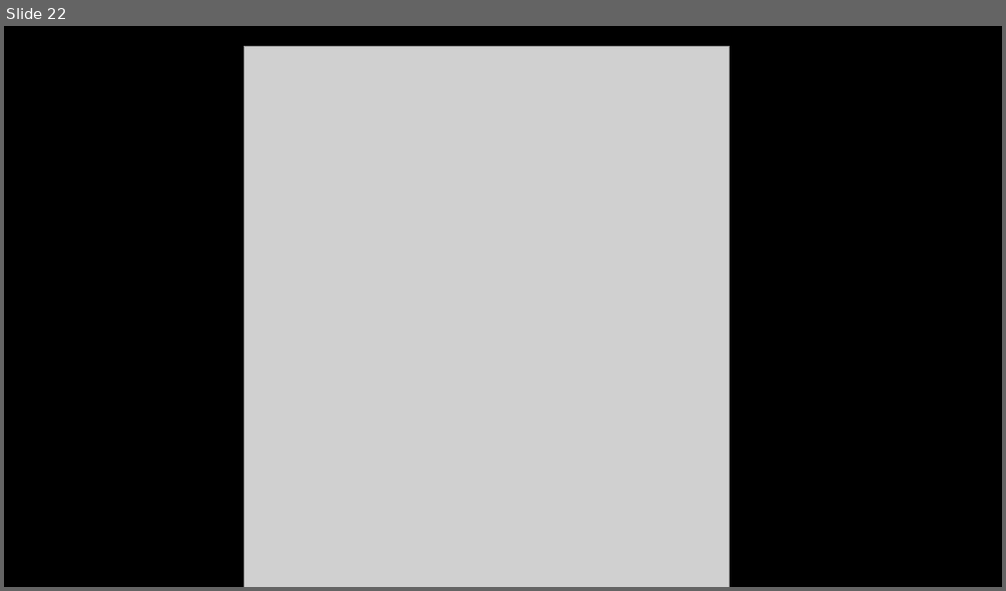
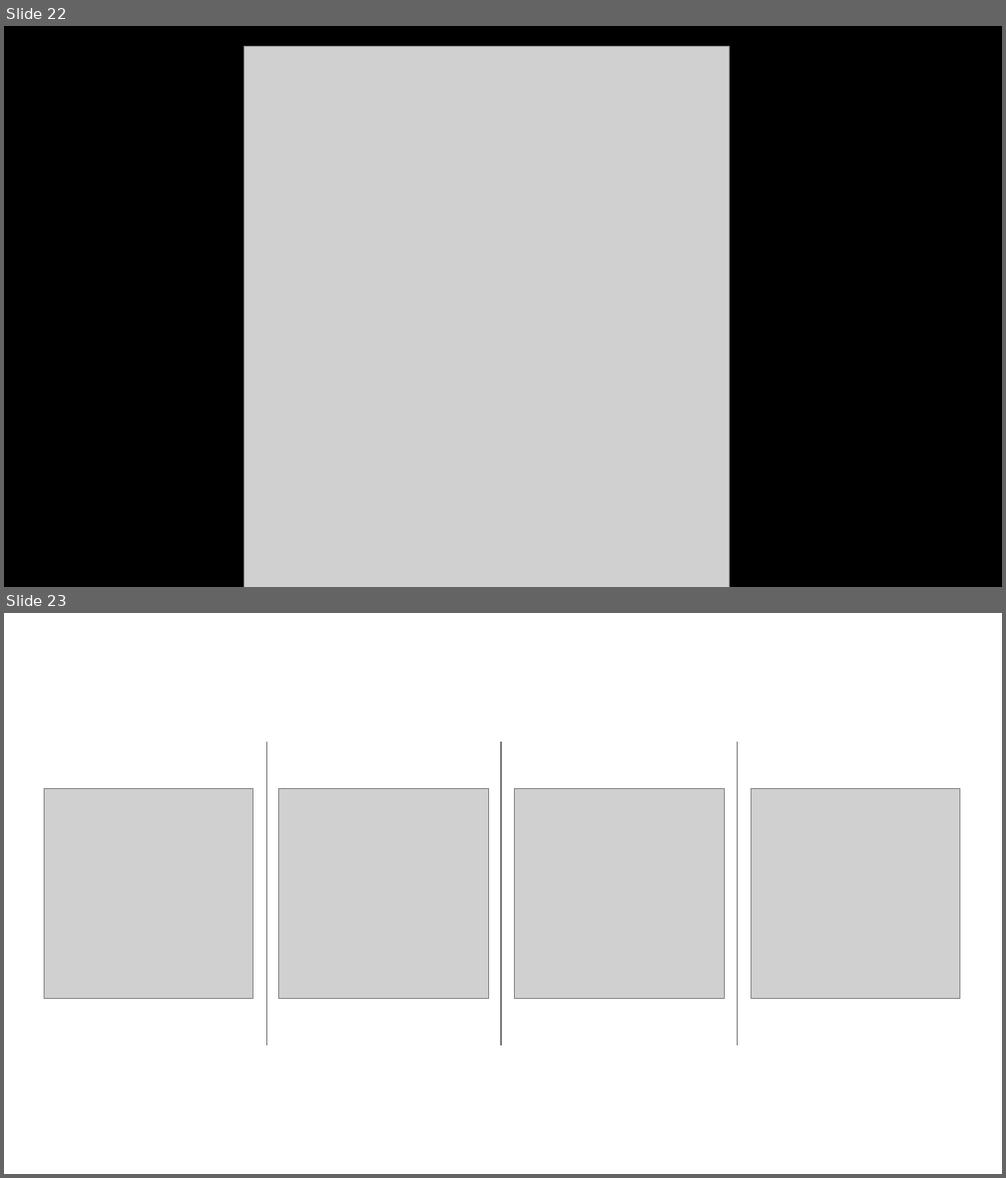
Before and after one commit to LauraMarras/GH_GUI-decision-making-task, a slide deck: ISTR_IMAGES.pptx. Shown one above the other, each under a label of ours: slide 22 before the commit, slides 22 and 23 after it. The pictures are 1006x591 and 1006x1178 pixels, drawn with LibreOffice and Linux fonts; fonts in the diff are those of the drawing; grey boxes stand for pictures. Boxes give left, top, right and bottom in pixels: in the first picture for what was removed or moved away, otherwise in the second. Text is boxed around its words. In the diff, an @@ line names an element or a change of style, - is before the commit and + after.

Commit message:
slides

```diff
--- a/ISTR_IMAGES.pptx
+++ b/ISTR_IMAGES.pptx
@@ slide 23 added at bbox=[4, 613, 1002, 1174], background #FFFFFF @@
@@ line added from (266, 742) to (266, 1046), #7F7F7F 1.5 pt @@
@@ line added from (501, 742) to (501, 1046), #7F7F7F 1.5 pt @@
@@ line added from (738, 742) to (738, 1046), #7F7F7F 1.5 pt @@
@@ picture added at bbox=[44, 789, 253, 998] @@
@@ picture added at bbox=[279, 789, 488, 998] @@
@@ picture added at bbox=[515, 789, 724, 998] @@
@@ picture added at bbox=[750, 789, 960, 998] @@
```
Also in this commit, not shown: 5 slides changed, 1 other slide added, 24 other files.
